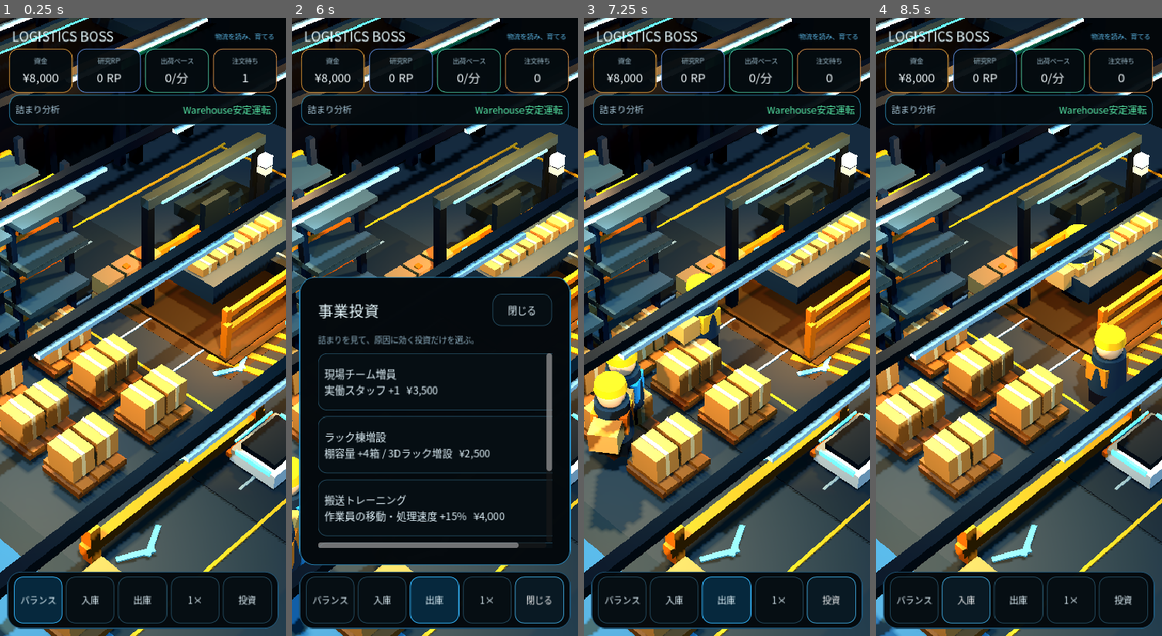
Above: before the commit, frames 1-4 (left to right).
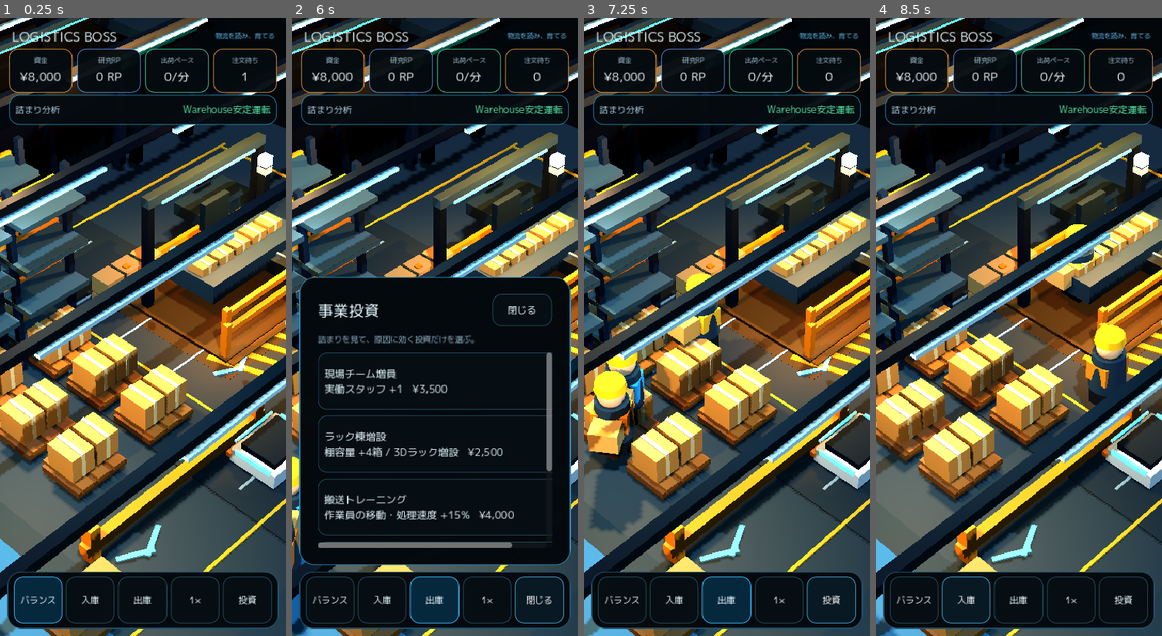
Above: after the commit, the same moments.

Repository: 48wr9f4wgp-lab/Logistics-Boss
Game: Godot game, scene res://scenes/main.tscn
The game is run twice, just before and just after one commit, with the same random seed, the same clock (stepped at 60 frames per second) and the same inputs.
Inputs:
- Up to frame 1 (0.25 s): no input
- Up to frame 2 (6 s): click "バランス" at 0.5 s; click "入庫" at 1.25 s; click "出庫" at 2 s; click "1×" at 2.75 s; click "2×" at 3.5 s; click "4×" at 4.25 s; click "Ⅱ" at 5 s; click "投資" at 5.75 s
- Up to frame 3 (7.25 s): click "閉じる" at 6.5 s
- Up to frame 4 (8.5 s): click "バランス" at 7.25 s; click "入庫" at 8 s

The runs differ from the first frame. In frame 1, 1.6% of the frame differs, in the area x 4-96%, y 2-95%; in frame 2, 5.8%; in frame 3, 1.6%; in frame 4, 1.6%.

Commit message:
Use embedded Japanese font in HUD

Diff:
--- a/godot/ui/game_hud_ja.gd
+++ b/godot/ui/game_hud_ja.gd
@@ -1,7 +1,8 @@
 extends "res://ui/game_hud.gd"
 class_name JapaneseGameHud
 
-var _jp_system_font: SystemFont
+const JAPANESE_UI_FONT := preload("res://assets/fonts/MPLUS1p-Regular.ttf")
+
 var _measurement_panel: PanelContainer
 var _measurement_label: Label
 var _measurement_timer := 0.0
@@ -11,15 +12,6 @@
     super._ready()
     _append_forklift_upgrade()
     _build_measurement_banner()
-
-    _jp_system_font = SystemFont.new()
-    _jp_system_font.font_names = PackedStringArray([
-        "Hiragino Sans",
-        "Yu Gothic",
-        "Noto Sans CJK JP",
-        "sans-serif",
-    ])
-    _jp_system_font.allow_system_fallback = true
     _apply_japanese_font_recursive(self)
     _replace_static_copy_recursive(self)
 
@@ -163,5 +155,5 @@
 func _apply_japanese_font_recursive(node: Node) -> void:
     for child in node.get_children():
         if child is Control:
-            (child as Control).add_theme_font_override("font", _jp_system_font)
+            (child as Control).add_theme_font_override("font", JAPANESE_UI_FONT)
         _apply_japanese_font_recursive(child)
